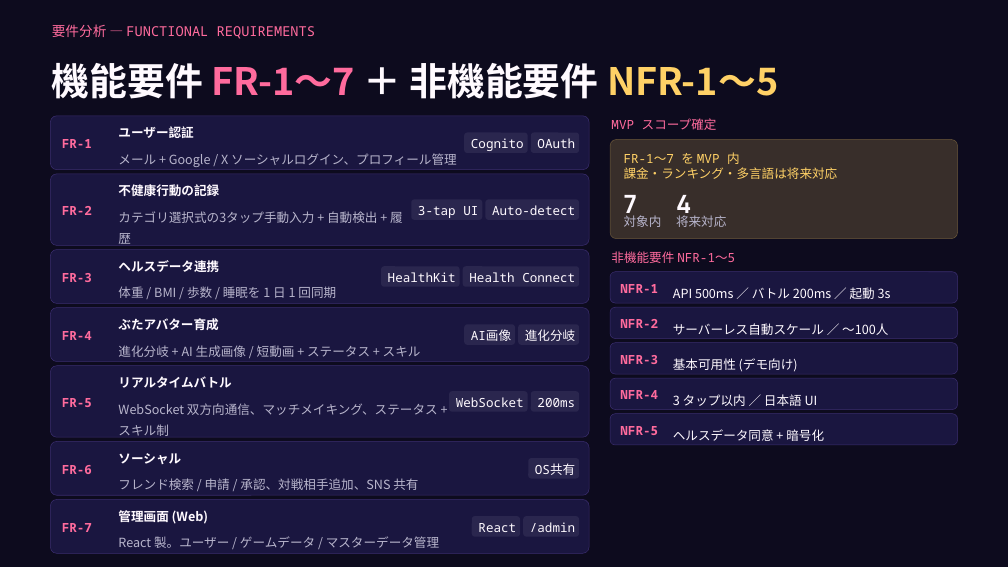
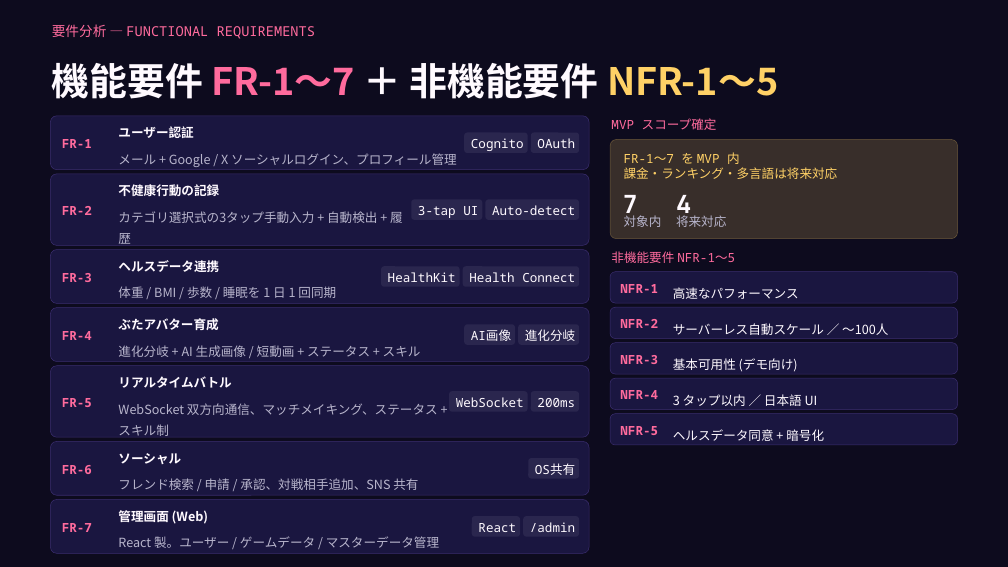
Before and after one commit to 7min-prog/aws_aidlc_hackathon2026_butasodate, a slide deck: slide 6 of docs/ぶたそだて_概要説明.pptx. Drawn at 1008x567 pixels with LibreOffice and Linux fonts; fonts in the diff are those of the drawing. Boxes give left, top, right and bottom in pixels: in the first picture for what was removed or moved away, otherwise in the second. Text is boxed around its words. In the diff, an @@ line names an element or a change of style, - is before the commit and + after.

```diff
--- a/docs/ぶたそだて_概要説明.pptx
+++ b/docs/ぶたそだて_概要説明.pptx
@@ text at [673, 287, 799, 299]: text changed @@
-API 500ms ／ バトル 200ms ／ 起動 3s
+高速なパフォーマンス
```
Also in this commit, not shown: 4 other slides changed, 1 other file.
